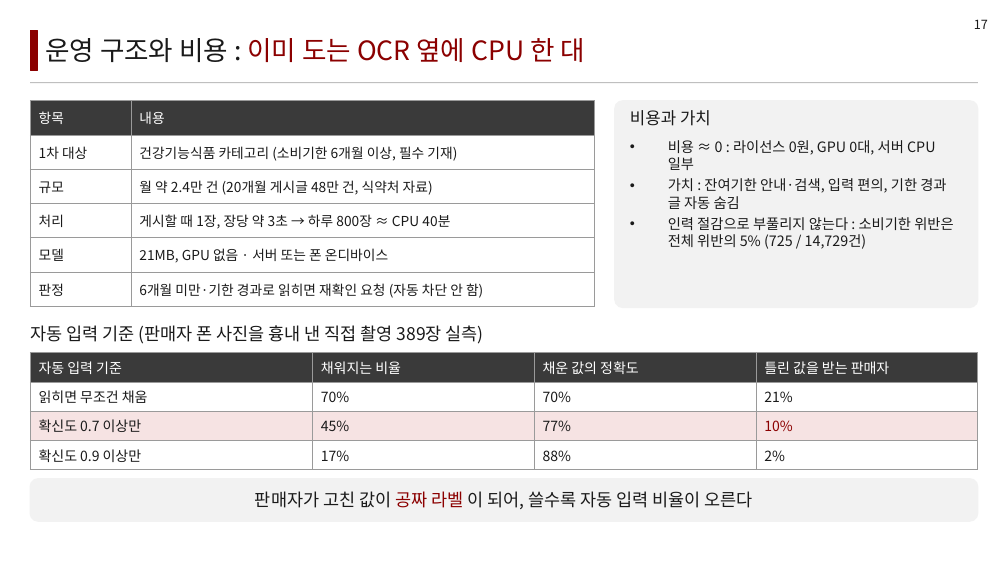
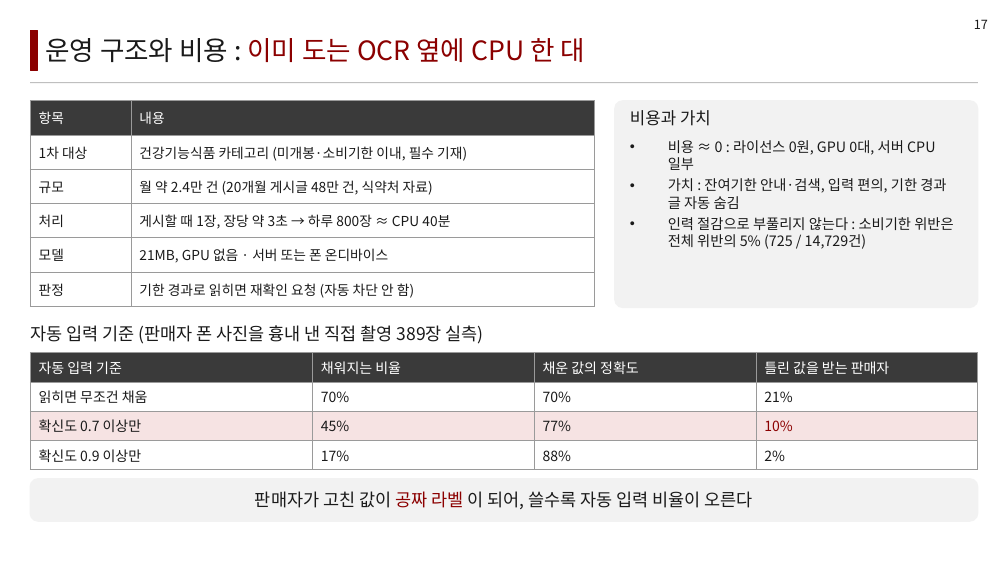
Before and after one commit to LEEbyeongchul/itda3-CODE-subway, a slide deck: slide 17 of 발표/[CODE]_서브웨이_본선발표.pptx. Drawn at 1008x567 pixels with LibreOffice and Linux fonts; fonts in the diff are those of the drawing. Boxes give left, top, right and bottom in pixels: in the first picture for what was removed or moved away, otherwise in the second. Text is boxed around its words. In the diff, an @@ line names an element or a change of style, - is before the commit and + after.

```diff
--- a/발표/[CODE]_서브웨이_본선발표.pptx
+++ b/발표/[CODE]_서브웨이_본선발표.pptx
@@ table at box(30, 101, 595, 306) @@
-row 2, column 2: 건강기능식품 카테고리 (소비기한 6개월 이상, 필수 기재)
+row 2, column 2: 건강기능식품 카테고리 (미개봉·소비기한 이내, 필수 기재)
-row 6, column 2: 6개월 미만·기한 경과로 읽히면 재확인 요청 (자동 차단 안 함)
+row 6, column 2: 기한 경과로 읽히면 재확인 요청 (자동 차단 안 함)
```
Also in this commit, not shown: 6 other files.
